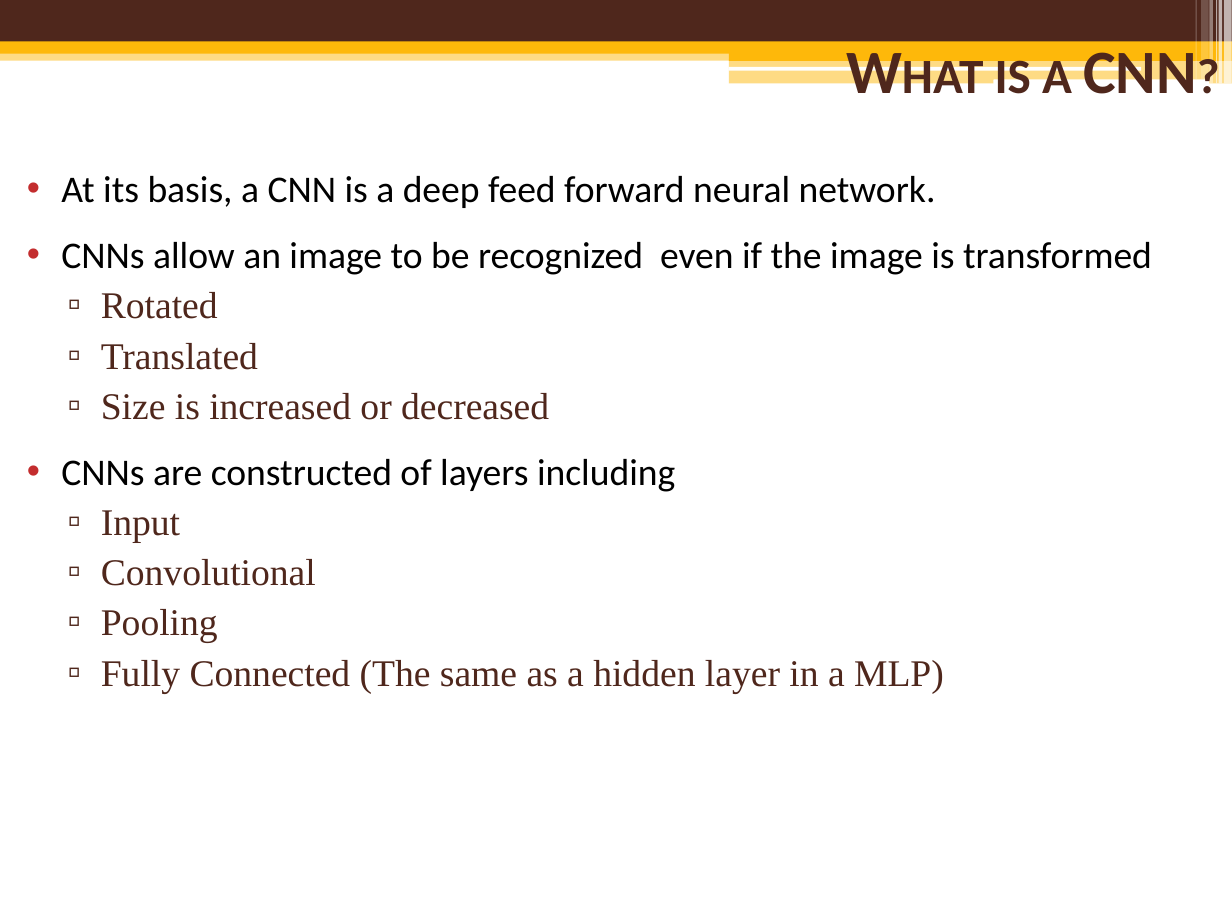
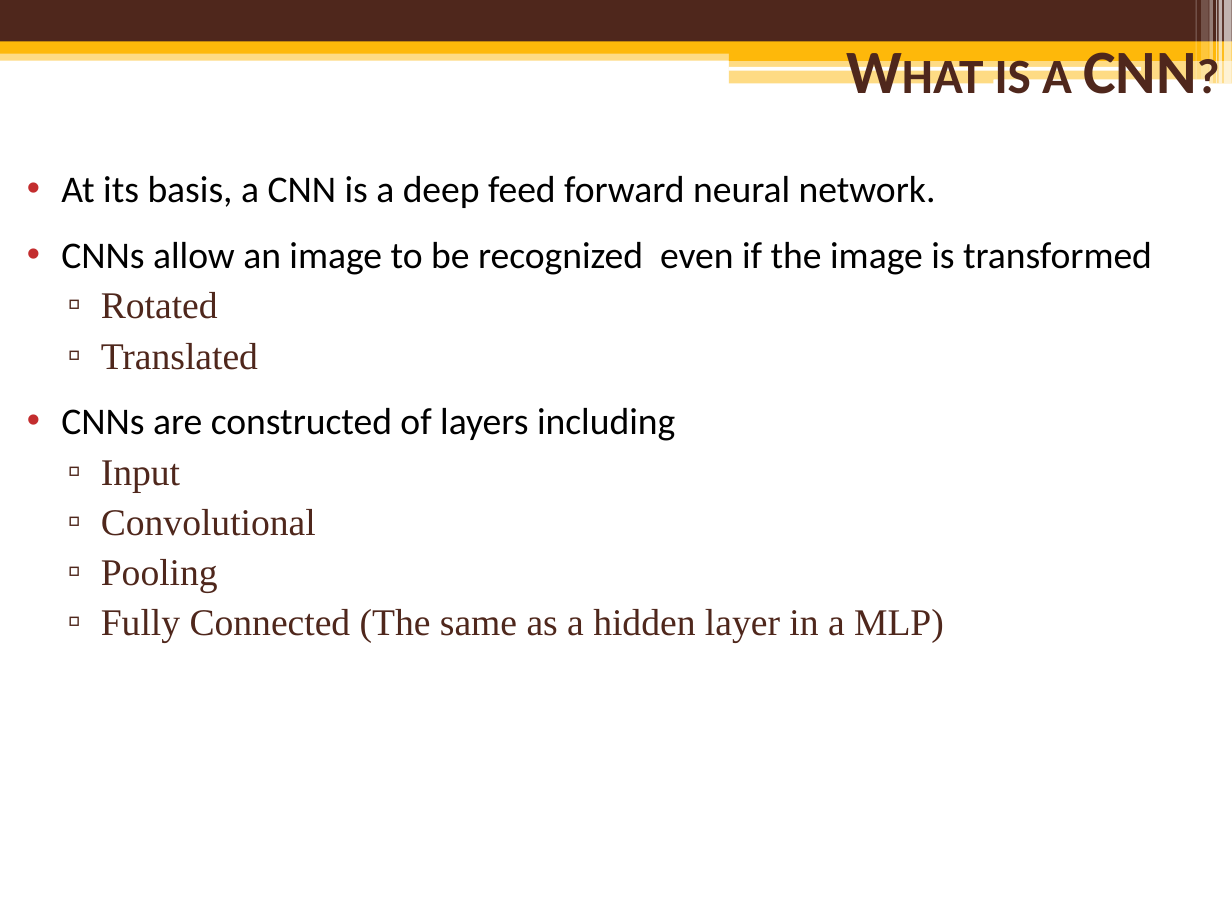
Before and after one commit to mcguires5/MachineLearning1, a slide deck: slide 6 of ConvolutionNeuralNetwork.pptx. Drawn at 1232x924 pixels with LibreOffice and Linux fonts; fonts in the diff are those of the drawing; background and template pictures are left out. Boxes give left, top, right and bottom in pixels: in the first picture for what was removed or moved away, otherwise in the second. Text is boxed around its words. In the diff, an @@ line names an element or a change of style, - is before the commit and + after.

```diff
--- a/ConvolutionNeuralNetwork.pptx
+++ b/ConvolutionNeuralNetwork.pptx
@@ text at (101, 393, 549, 420): paragraph removed @@
-  ▫ Size is increased or decreased
```
Also in this commit, not shown: 6 other slides changed, 4 slides added, 35 slides removed.
